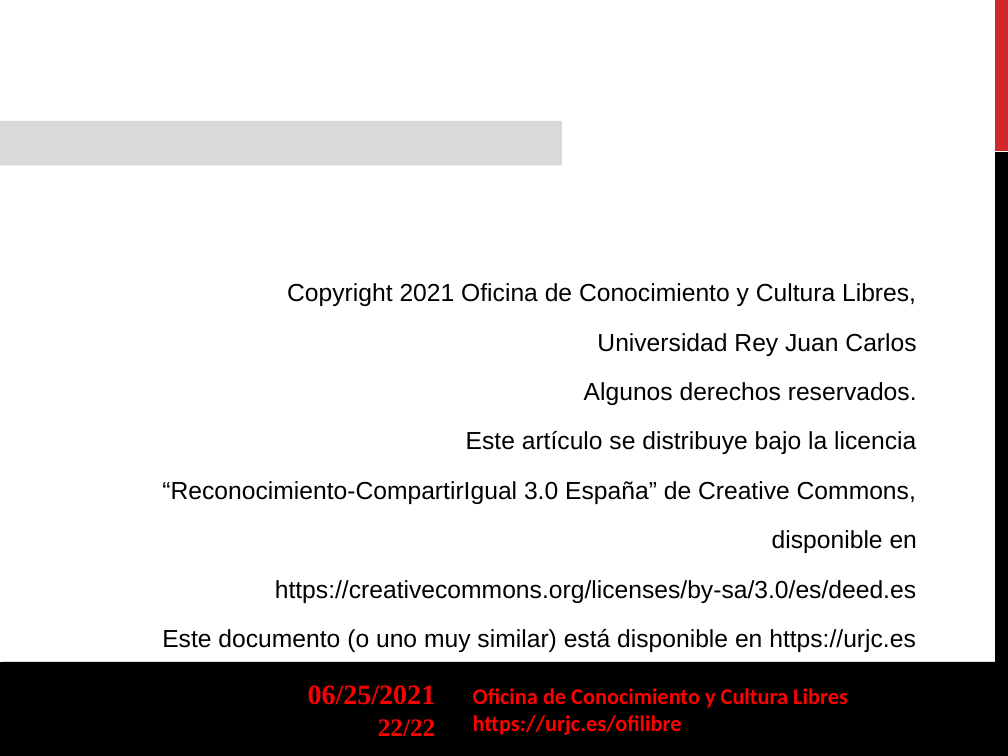
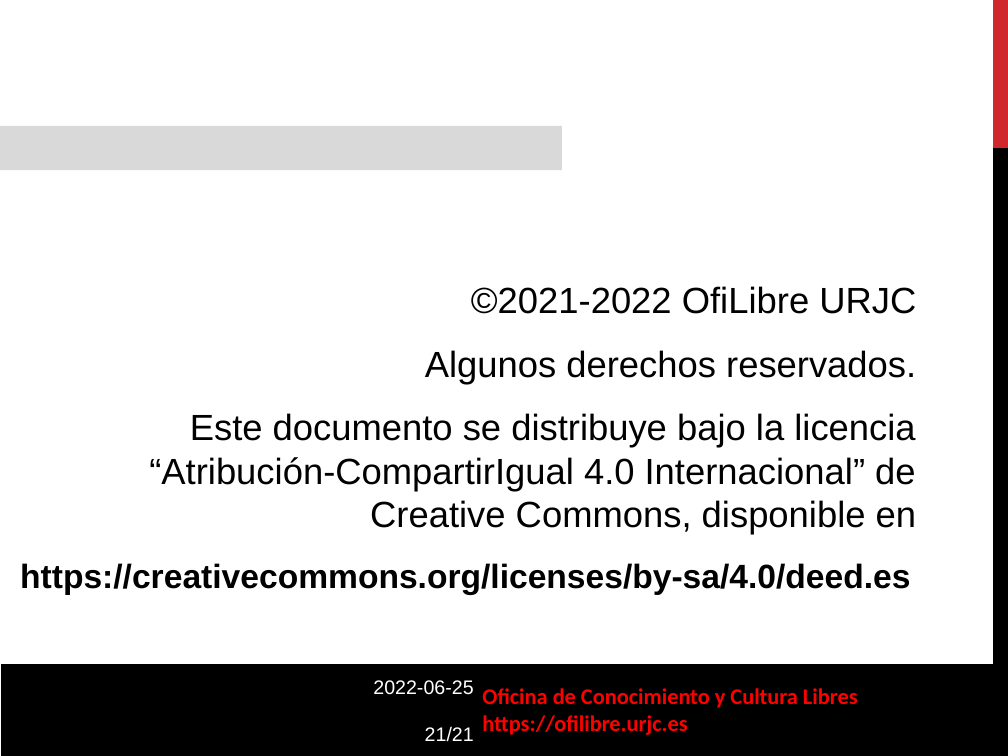
Before and after one commit to gabrielIzquierdo/OfiLibreGabri.github.io, a slide deck: slide 21 of static/transpas/ofilibre/Modelo-OfiLibre.odp (slide 22 before the commit). Drawn at 1008x756 pixels with LibreOffice and Linux fonts; fonts in the diff are those of the drawing; background and template pictures are left out. Boxes give left, top, right and bottom in pixels: in the first picture for what was removed or moved away, otherwise in the second. Text is boxed around its words. In the diff, an @@ line names an element or a change of style, - is before the commit and + after.

Commit message:
Añadiendo charla en esLibre 2022

```diff
--- a/static/transpas/ofilibre/Modelo-OfiLibre.odp
+++ b/static/transpas/ofilibre/Modelo-OfiLibre.odp
@@ freeform shape: place and size @@
-freeform shape at bbox=[995, 0, 1008, 151]
+freeform shape at bbox=[994, 0, 1008, 147]
@@ rectangle: place and size @@
-rectangle at bbox=[0, 121, 561, 165]
+rectangle at bbox=[0, 126, 561, 170]
@@ freeform shape: place and size @@
-freeform shape at bbox=[995, 152, 1008, 756]
+freeform shape at bbox=[994, 143, 1008, 748]
@@ text "©2021-2022 OfiLibre URJC": place and size @@
-text "©2021-2022 OfiLibre URJC" at bbox=[162, 283, 917, 652]
+text "©2021-2022 OfiLibre URJC" at bbox=[20, 286, 916, 595]
@@ text at bbox=[471, 286, 916, 314]: text changed; size 17.6 to 26 pt @@
-Copyright 2021 Oficina de Conocimiento y Cultura Libres,
-Universidad Rey Juan Carlos
+©2021-2022 OfiLibre URJC
@@ text at bbox=[425, 350, 916, 384]: size 17.6 to 26 pt in "Algunos derechos reservados." @@
@@ text at bbox=[20, 413, 916, 595]: text changed; size 17.6 to 26 pt @@
-Este artículo se distribuye bajo la licencia
-“Reconocimiento-CompartirIgual 3.0 España” de Creative Commons,
-disponible en
-https://creativecommons.org/licenses/by-sa/3.0/es/deed.es
-Este documento (o uno muy similar) está disponible en https://urjc.es
+Este documento se distribuye bajo la licencia “Atribución-CompartirIgual 4.0 Internacional” de Creative Commons, disponible en
+https://creativecommons.org/licenses/by-sa/4.0/deed.es
@@ freeform shape at bbox=[1, 664, 1008, 756]: outline redrawn @@
@@ text at bbox=[373, 680, 474, 742]: text changed; size 20 to 14 pt; font Times New Roman to Arial; text colour #FF0000 to #FFFFFF; bold off @@
-06/25/2021
+2022-06-25
+21/21
@@ text "Oficina de Conocimiento y Cultura ...": place and size @@
-text "Oficina de Conocimiento y Cultura ..." at bbox=[473, 688, 848, 735]
+text "Oficina de Conocimiento y Cultura ..." at bbox=[482, 688, 858, 735]
@@ page number removed at bbox=[378, 719, 435, 737] @@
-22/22
@@ text at bbox=[482, 715, 687, 735]: text changed @@
-https://urjc.es/ofilibre
+https://ofilibre.urjc.es
```
Also in this commit, not shown: 15 other slides changed, 5 slides added, 6 slides removed, 5 other files.
